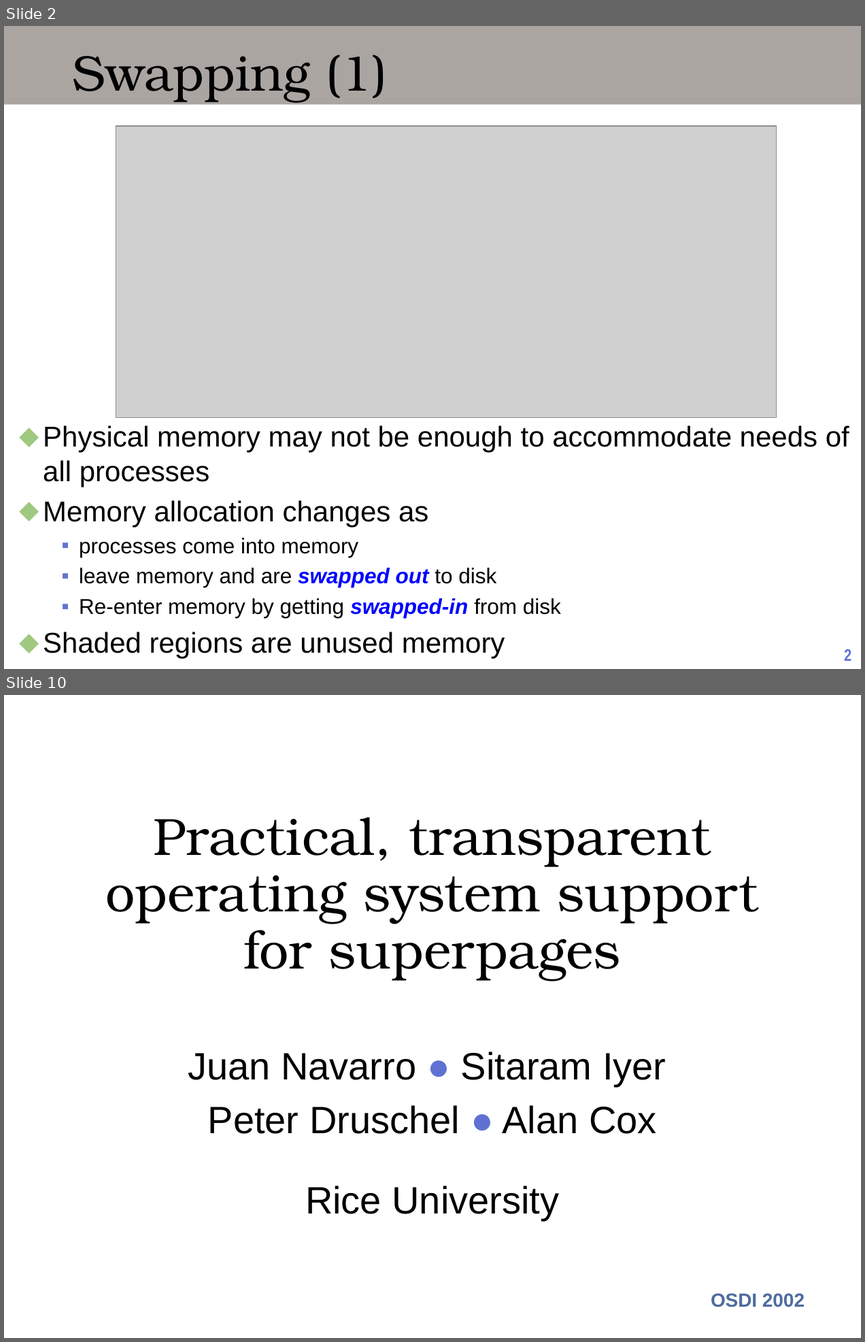
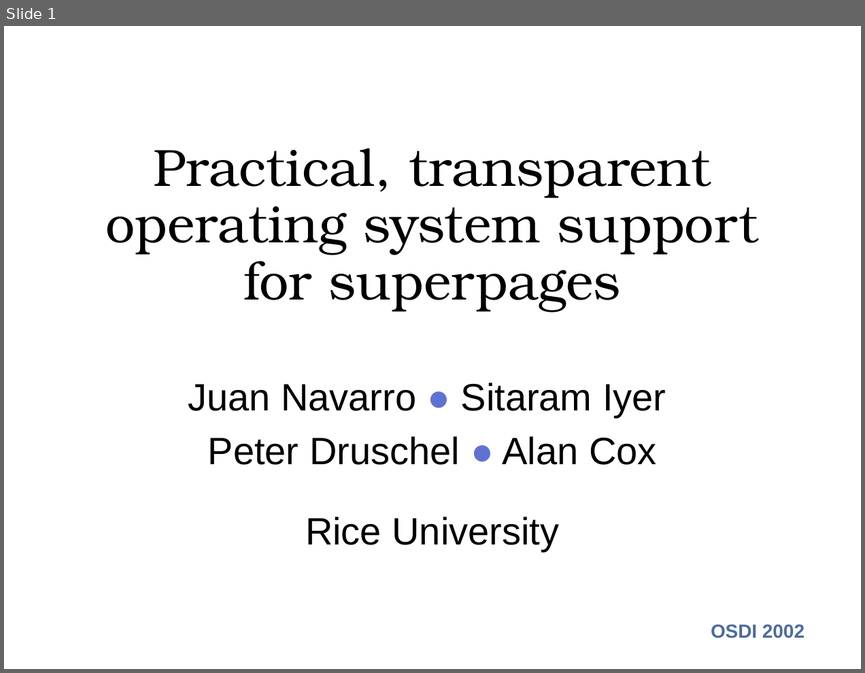
Before and after one commit to oscourse/oscourse.github.io, a slide deck: slides/superpages.pptx. Shown one above the other, each under a label of ours: slides 2 and 10 before the commit, slide 1 after it; the slides between them are not shown. The pictures are 865x1342 and 865x673 pixels, drawn with LibreOffice and Linux fonts; fonts in the diff are those of the drawing; grey boxes stand for pictures. Boxes give left, top, right and bottom in pixels: in the first picture for what was removed or moved away, otherwise in the second. Text is boxed around its words. In the diff, an @@ line names an element or a change of style, - is before the commit and + after.

```diff
--- a/slides/superpages.pptx
+++ b/slides/superpages.pptx
@@ slide 2 removed at (x1=4, y1=26, x2=861, y2=669), background #FFFFFF @@
@@ rectangle removed at (x1=4, y1=26, x2=861, y2=105) @@
@@ title removed at (x1=73, y1=55, x2=388, y2=102) @@
-Swapping (1)
@@ picture removed at (x1=116, y1=126, x2=776, y2=418) @@
@@ text removed at (x1=43, y1=425, x2=849, y2=658) @@
-⬥ Physical memory may not be enough to accommodate needs of all processes
-⬥ Memory allocation changes as
-  ▪ processes come into memory
-  ▪ leave memory and are swapped out to disk
-  ▪ Re-enter memory by getting swapped-in from disk
-⬥ Shaded regions are unused memory
@@ page number removed at (x1=844, y1=649, x2=851, y2=660) @@
-2
@@ what was slide 10 is now slide 1 @@
```
Also in this commit, not shown: 1 slide changed, 8 other slides removed, 3 other files.
